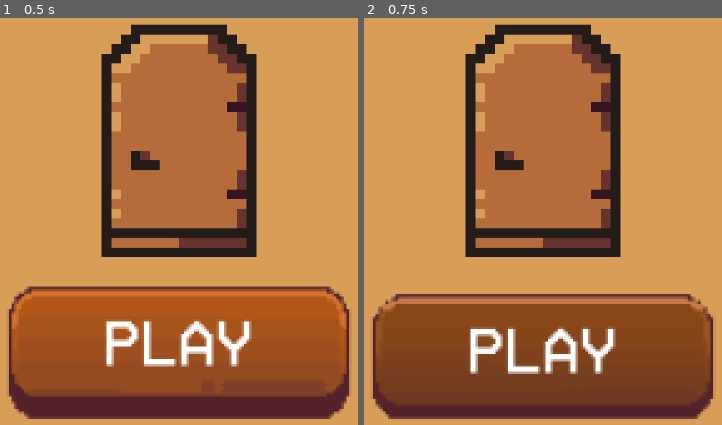
Above: before the commit, frames 1-2 (left to right).
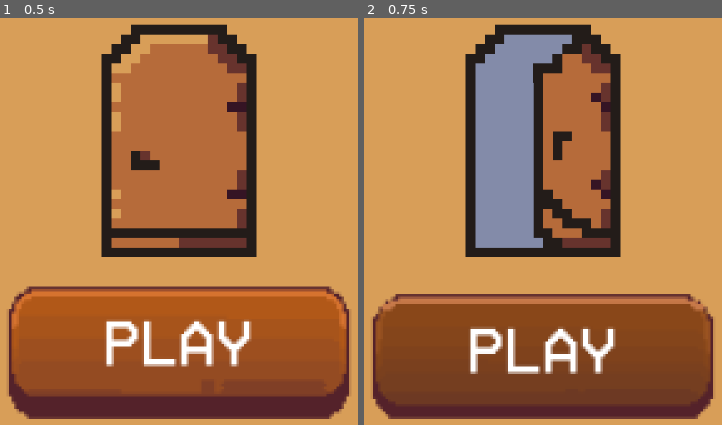
Above: after the commit, the same moments.

Repository: edsbr16/BrainlessJam
Game: Godot game, scene res://main_menu.tscn
Same seed, same stepped clock (60 frames per second), same inputs: the game is played once before the commit and once after it. This scene is started directly instead of the project's main scene.
Inputs (mouse positions are in pixels of both pictures, inside the frame that each line leads up to):
- Up to frame 1 (0.5 s): no input
- Up to frame 2 (0.75 s): click (543, 355) at 0.5 s

Frame 1 is identical in both runs. In frame 2, 12% of the frame differs, in the area x 31-67%, y 3-57%.
Error before the commit: Parse Error: Preload file "res://Assets/Main_menu/door_closed.png" does not exist. (res://main_menu.gd:4)

Commit message:
C:\Users\conte\Proton Drive\incognolog\My files\Games\BrainlessJam\brainless-jam

Diff:
--- a/brainless-jam/Scenes/room1_bookkeeper/room1.tscn
+++ b/brainless-jam/Scenes/room1_bookkeeper/room1.tscn
@@ -142,7 +142,7 @@
 size = Vector2(13, 39)
 
 [sub_resource type="RectangleShape2D" id="RectangleShape2D_eudwp"]
-size = Vector2(100, 9)
+size = Vector2(100, 15)
 
 [sub_resource type="RectangleShape2D" id="RectangleShape2D_622cn"]
 size = Vector2(22, 15)
@@ -234,7 +234,7 @@
 shape = SubResource("RectangleShape2D_8unjh")
 
 [node name="CollisionShapeBack" type="CollisionShape2D" parent="Stands/BookShelfs" unique_id=1209248262]
-position = Vector2(50, 10.5)
+position = Vector2(50, 13.5)
 shape = SubResource("RectangleShape2D_eudwp")
 
 [node name="Cabinets" type="StaticBody2D" parent="Stands" unique_id=1262127392]
--- a/brainless-jam/main_menu.gd
+++ b/brainless-jam/main_menu.gd
@@ -1,8 +1,8 @@
 extends Control
 
 # Load door images into memory
-var closed_door = preload("res://Assets/Main_menu/door_closed.png")
-var open_door = preload("res://Assets/Main_menu/door_open.png")
+var closed_door = preload("res://Assets/Main_menu/Doors/door_closed.png")
+var open_door = preload("res://Assets/Main_menu/Doors/door_open.png")
 
 # Reference to door image node
 @onready var door_node = $"Door Image"
--- a/brainless-jam/main_menu.tscn
+++ b/brainless-jam/main_menu.tscn
@@ -1,9 +1,9 @@
 [gd_scene format=3 uid="uid://ddbapdmjo26r6"]
 
 [ext_resource type="Script" uid="uid://dgqruk7tit7hn" path="res://main_menu.gd" id="1_glbon"]
-[ext_resource type="Texture2D" uid="uid://cprd74ah2acvh" path="res://Assets/Main_menu/door_closed.png" id="2_7vrkn"]
 [ext_resource type="Texture2D" uid="uid://dwenkupmn4xbf" path="res://Assets/Main_menu/Buttons Pixel Animation Pack/Buttons Pixel Animation Pack/play/72px/play01.png" id="4_qe12f"]
 [ext_resource type="Texture2D" uid="uid://do8d47nxu35yp" path="res://Assets/Main_menu/Buttons Pixel Animation Pack/Buttons Pixel Animation Pack/play/72px/play03.png" id="5_8qtwp"]
+[ext_resource type="Texture2D" uid="uid://cprd74ah2acvh" path="res://Assets/Main_menu/Doors/door_closed.png" id="5_nlkkf"]
 [ext_resource type="Texture2D" uid="uid://d2w7x0gsoclsi" path="res://Assets/Main_menu/Buttons Pixel Animation Pack/Buttons Pixel Animation Pack/play/72px/play02.png" id="6_dy7ct"]
 [ext_resource type="AudioStream" uid="uid://bclpg88a8f35n" path="res://Assets/Music/Main_menu.mp3" id="6_nlkkf"]
 
@@ -52,7 +52,7 @@
 offset_right = 31.0
 offset_bottom = 118.57143
 grow_horizontal = 2
-texture = ExtResource("2_7vrkn")
+texture = ExtResource("5_nlkkf")
 expand_mode = 5
 stretch_mode = 5
 
Not shown, added: brainless-jam/Assets/Music/Room_1.mp3.import
Not shown, added: brainless-jam/Assets/Music/Room_1.mp3
